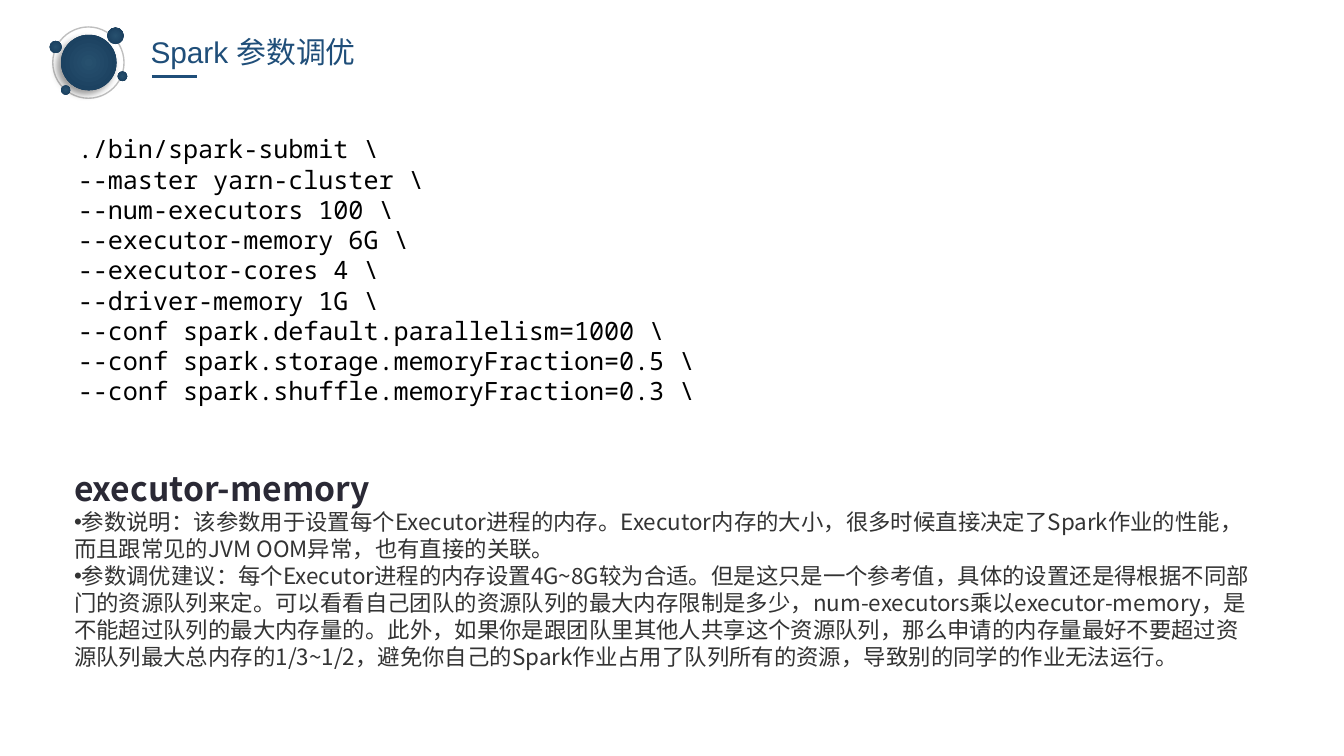
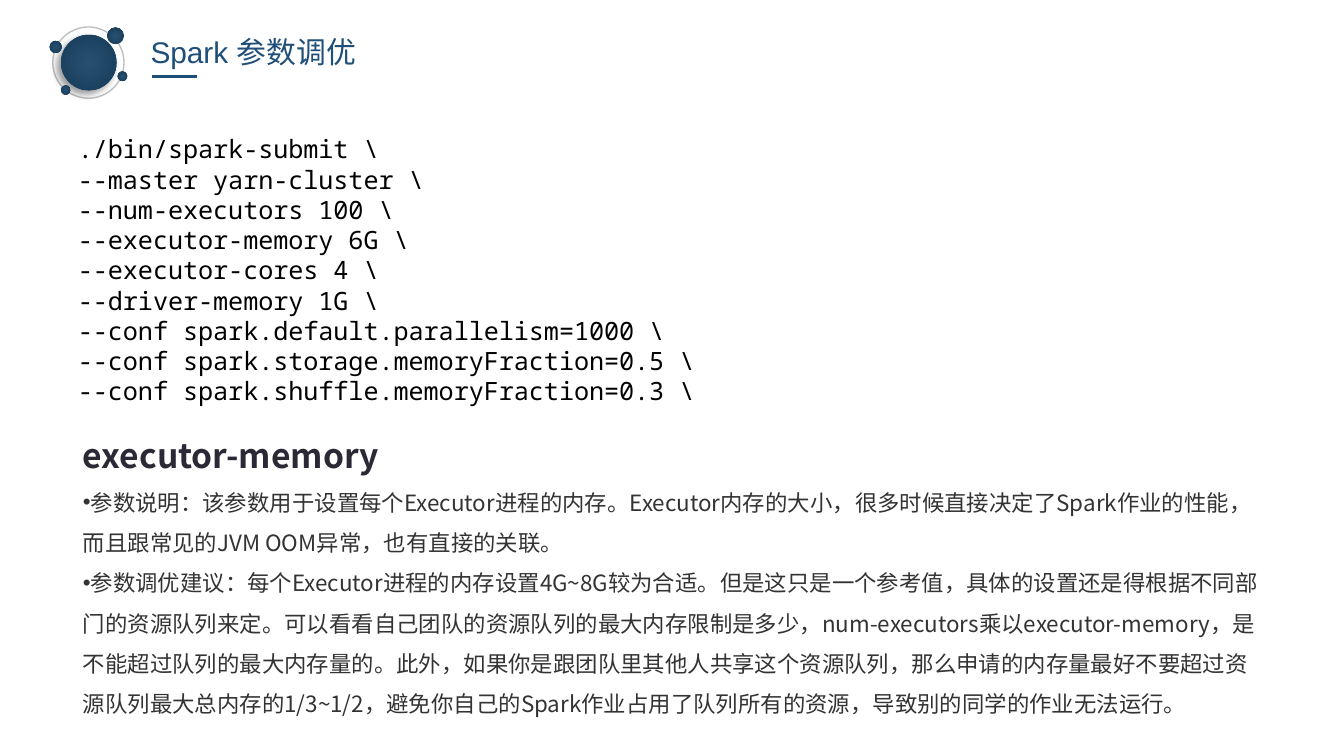
Before and after one commit to keagancoder/Spark-Handbook, a slide deck: slide 21 of Spark&& spark core.pptx. Drawn at 1344x756 pixels with LibreOffice and Linux fonts; fonts in the diff are those of the drawing; background and template pictures are left out. Boxes give left, top, right and bottom in pixels: in the first picture for what was removed or moved away, otherwise in the second. Text is boxed around its words. In the diff, an @@ line names an element or a change of style, - is before the commit and + after.

```diff
--- a/Spark&& spark core.pptx
+++ b/Spark&& spark core.pptx
@@ text "executor-memory": place and size @@
-text "executor-memory" at (74, 477, 1249, 670)
+text "executor-memory" at (83, 444, 1258, 717)
@@ text "executor-memory" at (83, 444, 1258, 717): line spacing 1 to 1.5 @@
```
Also in this commit, not shown: 10 other slides changed, 1 slide added, 1 slide removed.
